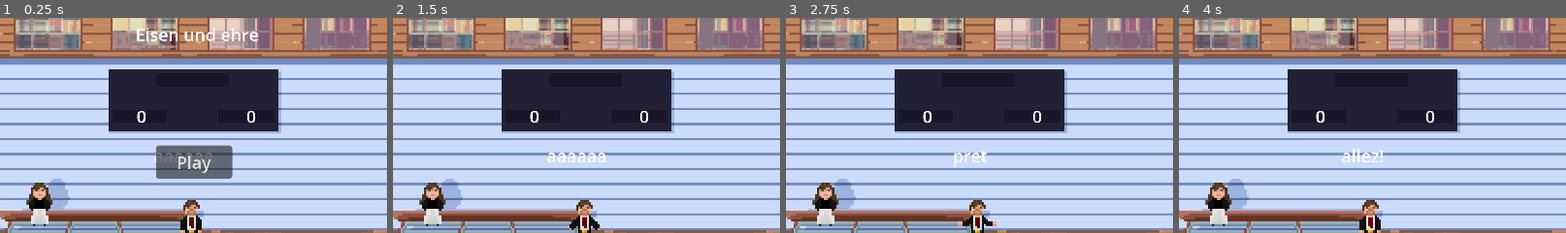
Above: before the commit, frames 1-4 (left to right).
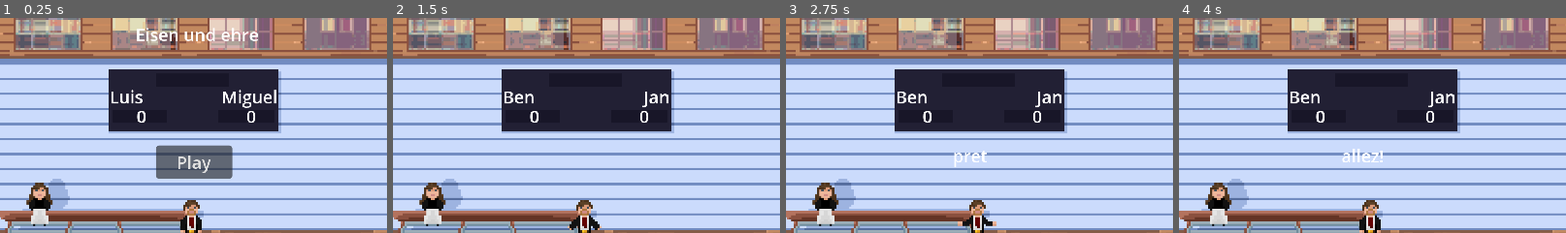
Above: after the commit, the same moments.

Repository: erikdervik/eisen-und-ehre
Game: Godot game, scene res://game.tscn
Same seed, same stepped clock (60 frames per second), same inputs: the game is played once before the commit and once after it. The engine's default icon, where the game draws it, is replaced by a stand-in: a white triangle on a blue panel in a dark square.
Inputs:
- Up to frame 1 (0.25 s): no input
- Up to frame 2 (1.5 s): click "Play" at 0.5 s; tap Enter at 1.25 s; hold D (p1_right) from 1.28 s (still down); hold Shift (p1_sprint) from 1.28 s (still down)
- Up to frame 3 (2.75 s): keep holding D (p1_right); tap Left (p2_left) at 1.55, 2.1 s; tap Space at 2 s; release Shift (p1_sprint) at 2.03 s; tap Right (p2_right) at 2.3 s
- Up to frame 4 (4 s): tap Enter at 2.75 s; release D (p1_right) at 2.78 s; hold A (p1_left) 2.78-3.53 s; hold Right (p2_right) 2.78-3.53 s; tap Ctrl (p2_sprint) at 3.05, 3.6 s; tap Space at 3.5 s; hold D (p1_right) from 3.53 s (still down); tap Shift (p1_sprint) at 3.8 s
The pictures show only the part of the screen within x 25-75%, y 21-71%; the shares and areas given below are measured in that part.

The runs differ from the first frame. In frame 1, 0.7% of the frame differs, in the area x 28-72%, y 33-68%; in frame 2, 0.7%, in the area x 28-72%, y 34-68%; in frame 3, 0.4%; in frame 4, 0.4%.

Commit message:
Ben secret + Namen

Diff:
--- a/fechter.gd
+++ b/fechter.gd
@@ -2,7 +2,7 @@
 var hit = load("res://hit.tscn")
 
 const SPEED = 9000.0
-const JUMP_VELOCITY = -300.0
+const JUMP_VELOCITY = -200.0
 
 const CAN_PARRY = ["IDLE","FORWARD", "BACK"]
 const CAN_ATTACK = ["IDLE","FORWARD", "BACK"]
@@ -25,6 +25,7 @@
 var direction = 0
 var hitTime = 0.0
 var parriesTimer = 0.0
+var isBen = 0
 signal action(player, action)
 
 func spawn_hitbox(offset,lifetime):
@@ -47,8 +48,6 @@
 	else:
 		self.get_child(0).remove_from_group("parries")
 
-
-
 	hitTime = hitTime-delta if hitTime > 0.0 else 0.0
 	if hitTime < 0.0:
 		spawn_hitbox(0,1)
@@ -59,23 +58,19 @@
 
 	velocity.x = direction * lungeVelocity if lungeVelocity != 0.0 else velocity.x
 
-	parryTime = max(parryTime - delta, -3)
-	lungeTime = max(lungeTime - delta, -3)
-	attackTime = max(attackTime - delta, -3)
+	parryTime = max(parryTime - (delta*(1+isBen)), -3)
+	lungeTime = max(lungeTime - (delta*(1+isBen)), -3)
+	attackTime = max(attackTime - (delta*(1+isBen)), -3)
 	groundPoundTime = max(groundPoundTime - delta, 0)
 
 	if state == "LUNGE" and lungeTime < 0 or state == "PARRY" and parryTime < 0 or state == "ATTACK" and attackTime < 0:
 		state = "IDLE"
 		$AnimatedSprite2D.play("idle")
-	d += delta
-	if d>0.5:
-		#print(player+ ": " +state)
-		d=0
 
 	if is_on_floor():
 		if Input.is_action_just_pressed(player + "_jump") and state in CAN_JUMP:
 			state = "JUMP"
-			velocity.y = JUMP_VELOCITY
+			velocity.y = JUMP_VELOCITY + isBen * -150
 
 		if Input.is_action_just_pressed(player + "_attack") and state in CAN_ATTACK and attackTime < -2:
 			hitTime = 0.3
@@ -93,7 +88,7 @@
 			hitTime = 0.3
 			state = "LUNGE"
 			velocity = Vector2.ZERO
-			lungeVelocity = 300 + 50 * groundPoundTime
+			lungeVelocity = 300 + 50 * groundPoundTime + 200 * isBen
 			lungeTime = 0.85
 			$AnimatedSprite2D.play("lunge")
 			emit_signal("action",player,"lunge") # loose priority after lunge is finished
@@ -101,7 +96,7 @@
 		if Input.is_action_just_pressed(player + "_parry") and state in CAN_PARRY and parryTime < -2:
 			state = "PARRY"
 			parryTime = 1
-			parriesTimer = 1.5
+			parriesTimer = 1.5 + isBen
 			$AnimatedSprite2D.play("parade")
 
 
@@ -112,14 +107,14 @@
 			if player == "p1" and Input.is_action_pressed("p1_sprint") or player == "p2" and Input.is_action_pressed("p2_sprint"):
 				$AnimatedSprite2D.play("sprint")
 				print("SPRINT")
-				velocity.x = direction * SPEED * delta * 1.5
+				velocity.x = direction * SPEED * delta * 1.5 * (1+(0.7*isBen))
 			else:
 				$AnimatedSprite2D.play("walk")
-				velocity.x = direction * SPEED * delta
+				velocity.x = direction * SPEED * delta * (1+(0.7*isBen))
 			emit_signal("action",player,"forward") # gain priority a little bit
 		elif (player == "p1" and Input.is_action_pressed("p1_left") or player == "p2" and Input.is_action_pressed("p2_right")) and state in CAN_BACK:
 			state = "BACK"
-			velocity.x = -1 * direction * SPEED * delta
+			velocity.x = -1 * direction * SPEED * delta  * (1+(0.7*isBen))
 			$AnimatedSprite2D.play("backwards")
 			emit_signal("action",player,"back") # loose priority completly
 		elif state in CAN_IDLE and velocity.y >= 0:
--- a/game.gd
+++ b/game.gd
@@ -4,13 +4,10 @@
 @onready var audio_player: AudioStreamPlayer = $AudioStreamPlayer
 @export var hit_sounds: Array[AudioStream] = []
 @export var parry_sounds: Array[AudioStream] = []
-
 @onready var silas_player: AudioStreamPlayer = $silasPlayer
-
 @export var en_garde: AudioStream
 @export var pret: AudioStream
 @export var allez: AudioStream
-
 @export var attaque_a_gauche_touche: AudioStream
 @export var attaque_simultane: AudioStream
 @export var attaque_a_droite_touche: AudioStream
@@ -27,9 +24,9 @@
 var hasHit = {"p1":false,"p2":false}
 var scores = {"p1":0,"p2":0, "simultan" : 0}
 var winner
-var startpos1 = Vector2(-72,265)
-var startpos2 = Vector2(72,265)
-
+const startpos1 = Vector2(-72,265)
+const startpos2 = Vector2(72,265)
+const people = ["Silas","Laura","Lotte","Imke","Luis","Jan","Mirko","Erik","Justus","Charlotte","Miguel","Felix","Alex","Niklas","Ben","Emil","Hilde","Rico"]
 func play_silas_sound(sound, language="fr"):
 	if typeof(sound) == TYPE_ARRAY:
 		audio_player.stream = sound.pick_random()
@@ -137,8 +134,6 @@
 func start():
 	judge_state="start"
 	$judge.play("StellungFertigLos")
-	#Engine.time_scale = 1
-	#get_tree().paused = false
 	get_tree().create_timer(1.0,true,false,true).timeout.connect(func(): play_silas_sound(en_garde))
 	get_tree().create_timer(1.0,true,false,true).timeout.connect(func(): $judge_speak.text =  "en Garde")
 	get_tree().create_timer(2.0,true,false,true).timeout.connect(func(): $judge_speak.text = "pret")
@@ -199,6 +194,20 @@
 			prioTimeLooser[p] = 0.5 if prioTimeLooser[p] == 0.0 else prioTimeLooser[p]
 
 func _on_main_ui_start() -> void:
+	#$p1Name.text = people.pick_random()
+	$p1Name.text = "Ben"
+	$p2Name.text = people.pick_random()
+
+	if $p1Name.text == "Ben":
+		p1.isBen = 1
+	else:
+		p1.isBen = 0
+
+	if $p2Name.text == "Ben":
+		p2.isBen = 1
+	else:
+		p2.isBen = 0
+
 	reset()
 	print("yay")
 	scores = {"p1":0,"p2":0, "simultan" : 0}
--- a/game.tscn
+++ b/game.tscn
@@ -363,7 +363,6 @@
 offset_right = 68.0
 offset_bottom = 176.0
 bbcode_enabled = true
-text = "aaaaaa"
 horizontal_alignment = 1
 vertical_alignment = 1
 
@@ -393,6 +392,21 @@
 [node name="silasPlayer" type="AudioStreamPlayer" parent="."]
 volume_db = -1.908
 
+[node name="p2Name" type="RichTextLabel" parent="."]
+offset_left = 1.0
+offset_top = 74.0
+offset_right = 79.0
+offset_bottom = 100.0
+text = "Miguel"
+horizontal_alignment = 2
+
+[node name="p1Name" type="RichTextLabel" parent="."]
+offset_left = -77.0
+offset_top = 74.0
+offset_right = -2.0
+offset_bottom = 100.0
+text = "Luis"
+
 [connection signal="start" from="MainUI" to="." method="_on_main_ui_start"]
 [connection signal="hit" from="End1" to="." method="_on_hit"]
 [connection signal="hit" from="End2" to="." method="_on_hit"]
Not shown, changed: README.md
